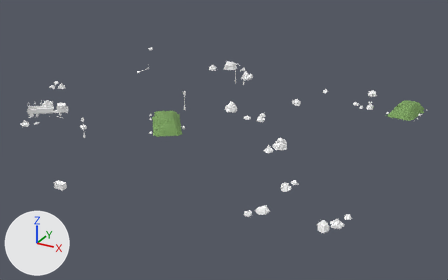
A saved change to the glTF model assets/models/outdoor/outdoor_10.glb.
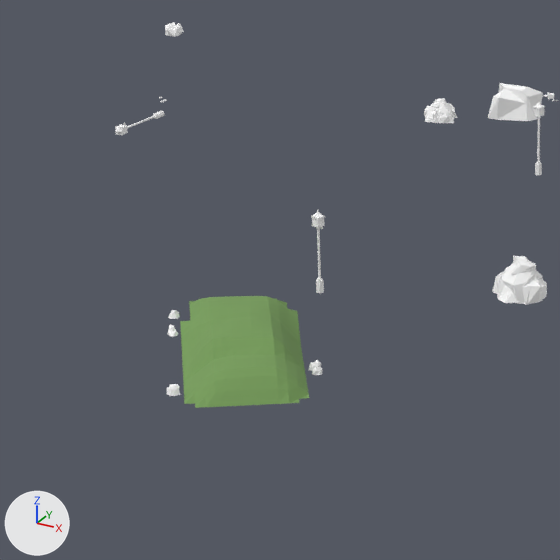
There are two pictures of each version: one whole from a 50 mm lens placed at (67.5, -112.1, 54.3), pointed at (6.1, -0.6, -1.4), one close up on the part from 25% to 54% of the width and 15% to 61% of the height. The lights are fixed; the arrows at lower left show +X, +Y and +Z. The first two pictures are the older version. Vertices at exactly the same position are counted once.

Before the edit, the objects in view are built like this:
```python
me_gas_station_town = bpy.data.meshes.new('gas_station_town')
me_gas_station_town.from_pydata(...)  # 4861 vertices, 7590 faces; spans x -42.0..43.5, y -40.9..39.2, z 0.6..7.5
# faces by material slot: [6496, 1094]
me_gas_station_town.materials.append(mat_kit_atlas)  # white #ffffff
me_gas_station_town.materials.append(mat_ground)  # picture img_kit_dbr_ground
ob_gas_station_town = bpy.data.objects.new('gas_station_town', me_gas_station_town)
ob_gas_station_town.location = (0.0, 0.0, 0.0)
```
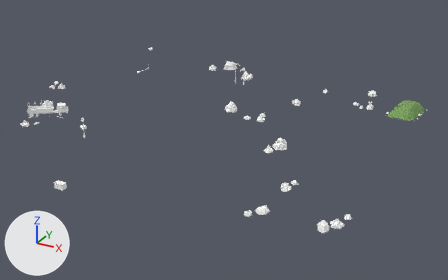
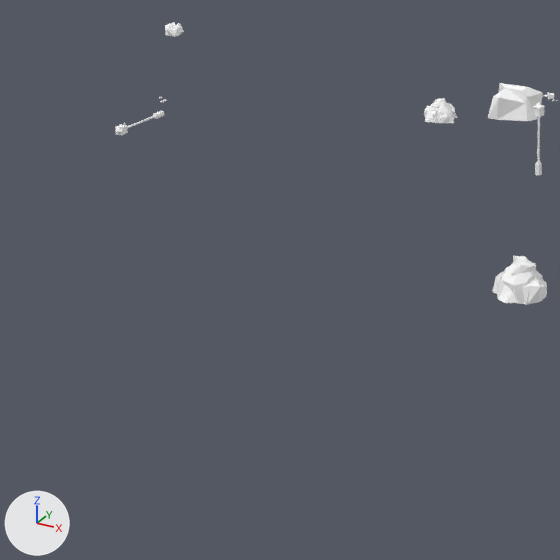
Where the change shows, as pixel boxes (x1, y1, x2, y2) in the close-ups (560 x 560 px):
'gas_station_town', reshaped: before (115, 22, 558, 408); after (115, 22, 558, 305)
part 1 of me_gas_station_town, deleted (green): before (167, 210, 325, 408)

What the commit changed:
me_gas_station_town is used by ob_gas_station_town; location (0.0, 0.0, 0.0).
me_gas_station_town had 4861 vertices, 7590 faces and spanned x -42.0..43.5, y -40.9..39.2, z 0.6..7.5.
me_gas_station_town now has 4324 vertices, 6694 faces and spans x -42.0..43.5, y -40.9..39.2, z 0.6..7.0.
me_gas_station_town part 1: 19 loose pieces with 537 vertices, spanning x -10.4..0.3, y -12.4..2.2, z 1.7..7.5, are deleted.
